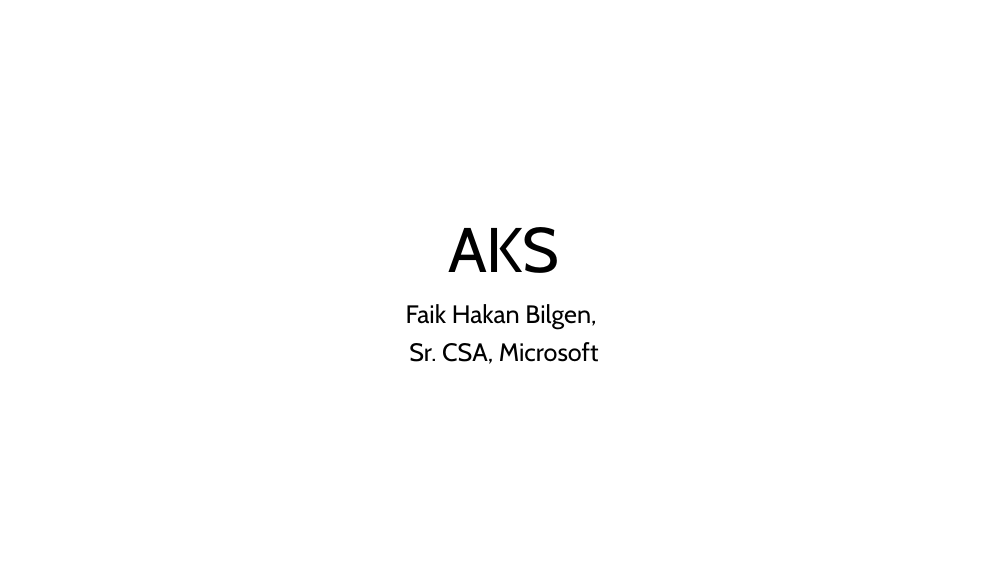
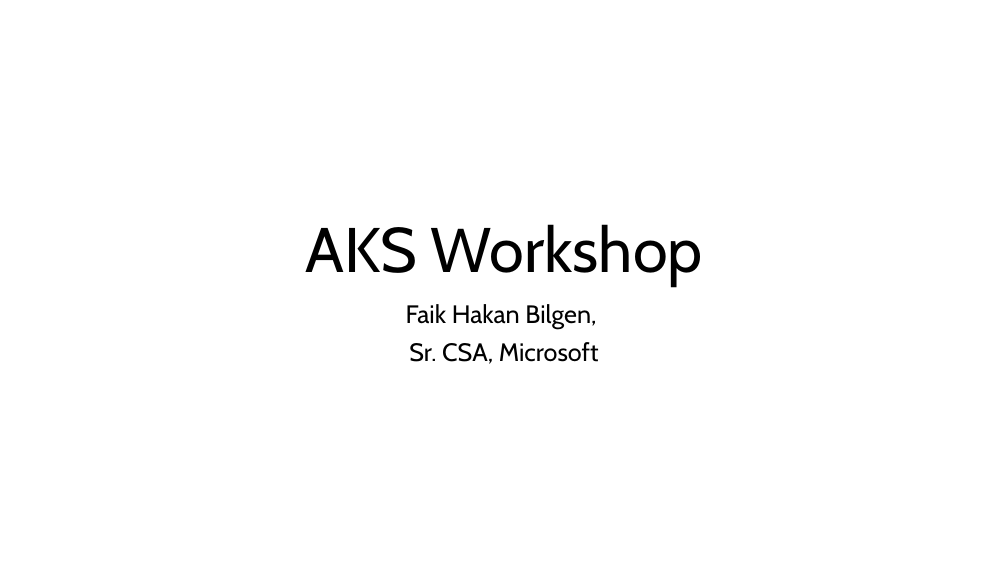
Before and after one commit to fhbilgen/AKSWorkshop, a slide deck: slide 1 of AKS.pptx. Drawn at 1008x567 pixels with LibreOffice and Linux fonts; fonts in the diff are those of the drawing. Boxes give left, top, right and bottom in pixels: in the first picture for what was removed or moved away, otherwise in the second. Text is boxed around its words. In the diff, an @@ line names an element or a change of style, - is before the commit and + after.

```diff
--- a/AKS.pptx
+++ b/AKS.pptx
@@ title at [305,224,703,287]: text changed @@
-AKS
+AKS Workshop
```
Also in this commit, not shown: 1 other slide changed, 10 other files.
